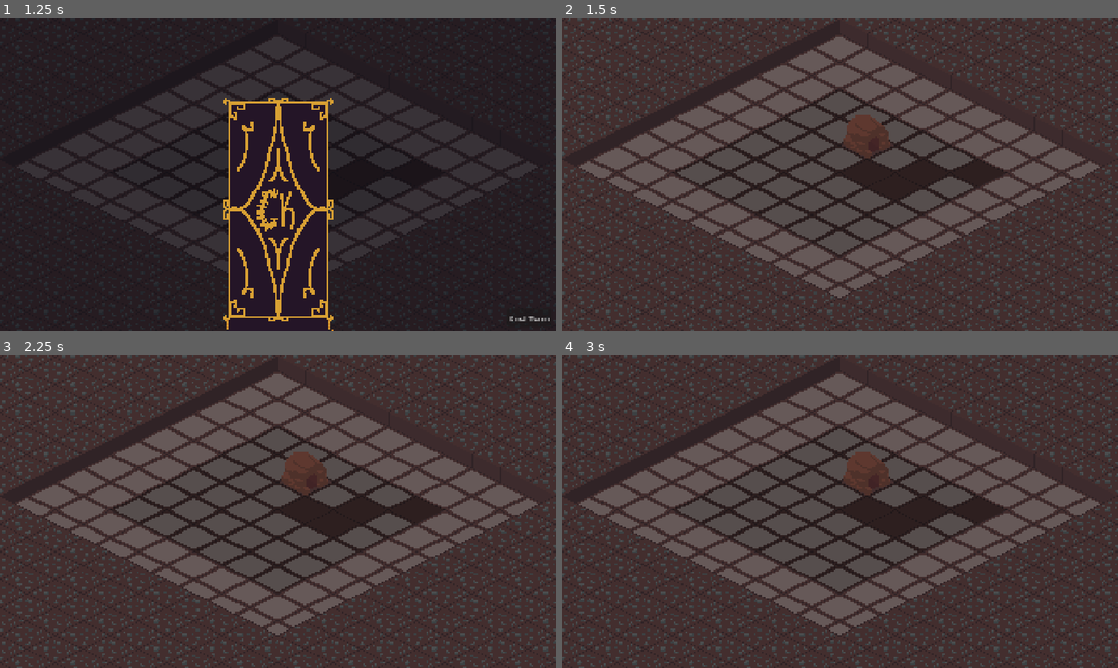
Above: before the commit, frames 1-4 (two rows, left to right).
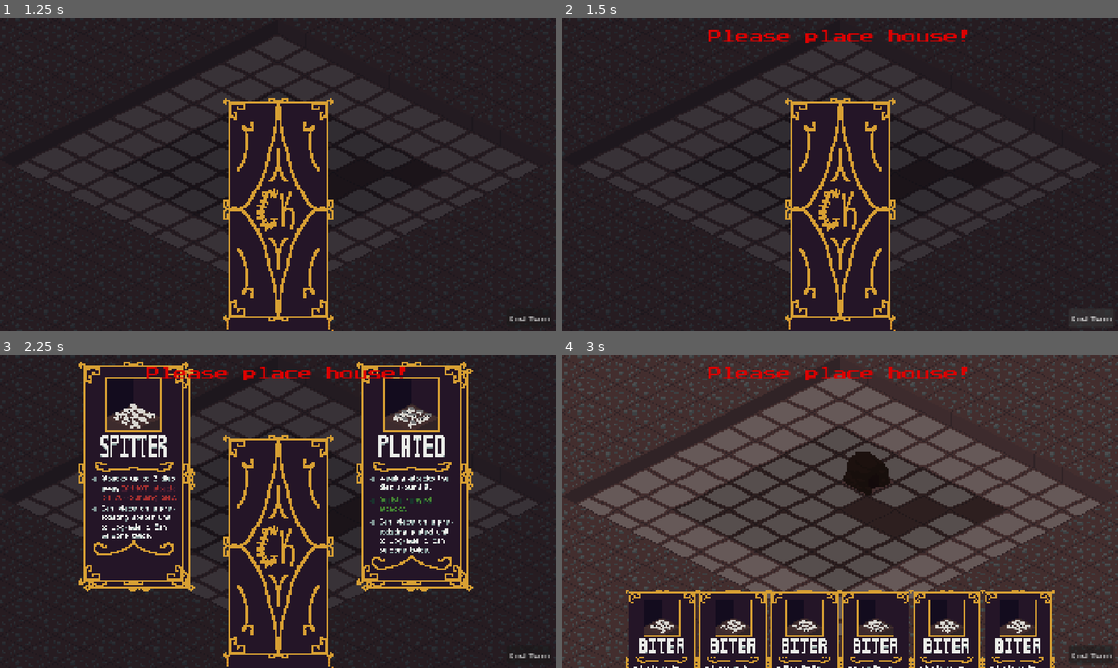
Above: after the commit, the same moments.

Repository: LogCheung/Critterking
Game: Godot game, scene res://World/Scenes/world.tscn
The game is run twice, just before and just after one commit, with the same random seed, the same clock (stepped at 60 frames per second) and the same inputs.
Inputs (mouse positions are in pixels of both pictures, inside the frame that each line leads up to):
- Up to frame 1 (1.25 s): click (500, 58) at 0.5 s
- Up to frame 2 (1.5 s): click "End Turn" at 1.25 s
- Up to frame 3 (2.25 s): click (272, 552) at 2.02 s
- Up to frame 4 (3 s): click (695, 473) at 2.77 s

Frame 1 is identical in both runs. In frame 2, 87% of the frame differs, in the area x 0-100%, y 0-100%; in frame 3, 88%; in frame 4, 18%.

Commit message:
card position slight fix

Diff:
--- a/minibadkings/TileMap/Scenes/building.tscn
+++ b/minibadkings/TileMap/Scenes/building.tscn
@@ -6,12 +6,13 @@
 [ext_resource type="Texture2D" uid="uid://bv3jqqow41vyp" path="res://UI/Assets/HealingOver.png" id="4_5rqce"]
 [ext_resource type="Texture2D" uid="uid://ba2e2y1w34bcg" path="res://UI/Assets/HealingProgress.png" id="5_j1jnl"]
 
-[node name="Building" type="StaticBody2D"]
+[node name="Building" type="StaticBody2D" groups=["BUILDING"]]
 z_index = 1
 z_as_relative = false
 y_sort_enabled = true
-collision_layer = 0
+collision_layer = 2
 script = ExtResource("1_mpr6t")
+type = 1
 
 [node name="Sprite2D" type="Sprite2D" parent="."]
 texture = ExtResource("2_452cs")
--- a/minibadkings/TileMap/Scripts/building.gd
+++ b/minibadkings/TileMap/Scripts/building.gd
@@ -1,14 +1,18 @@
 extends StaticBody2D
 class_name Building
+
+signal destroyed
 
 const HIGHLIGHT = preload("res://Units/Shaders/houseHighlight.tres")
 
 enum TYPE {
-	NONE, HOUSE, TRAP, NURSERY, STORAGE, FARM, SAPSTORE
+	NONE, HOUSE, TRAP, NURSERY, STORAGE, FARM, SAPSTORE, RUINS
 }
 
 @export var type : TYPE
 @export var occupant : Group
+@export var health : int = 10
+@export var max_health : int = 20
 
 @onready var entrance: Node2D = $Entrance
 @onready var tileWorld : TileWorld = get_tree().get_first_node_in_group("TILEWORLD")
@@ -23,6 +27,12 @@
 	doorstepTile = tile + Vector2i(1,0)
 
 func _process(delta: float) -> void:
+	if health <= 0:
+		on_destroyed()
+	if health <= 10 and health > 0:
+		sprite_2d.modulate.v = .3
+	else:
+		sprite_2d.modulate.v = 1
 	if occupants_inside():
 		bar.visible = true
 		bar.value += .16666 #if occupant.max_size <= 9 else .12345
@@ -42,3 +52,12 @@
 		if unit.visible == true:
 			return false
 	return true
+
+func on_destroyed() -> void:
+	type = TYPE.RUINS
+	var buildings = get_tree().get_nodes_in_group("BUILDING")
+	buildings = buildings.filter(func(b):return b.type == Building.TYPE.HOUSE)
+	if buildings.is_empty():
+		queue_free()
+		# lose screen
+	pass
--- a/minibadkings/UI/Scripts/ui.gd
+++ b/minibadkings/UI/Scripts/ui.gd
@@ -9,6 +9,9 @@
 @onready var settings: Control = %Settings
 @onready var world : World = get_tree().get_first_node_in_group("WORLD")
 @onready var end_turn: Control = %EndTurn
+
+func _process(delta: float) -> void:
+	Global.cardsInHand = hand.get_child(0).get_children()
 
 func _ready() -> void:
 	for c in get_children():
@@ -61,6 +64,7 @@
 func _on_endturn_pressed() -> void:
 	# check if house is not placed
 	for card : Card in Global.cardsInHand:
+		print(card.type)
 		if card.type == Card.CARDTYPE.HOUSE:
 			%noHouse.show()
 			return
--- a/minibadkings/Units/Scenes/projectile.tscn
+++ b/minibadkings/Units/Scenes/projectile.tscn
@@ -22,3 +22,4 @@
 shape = SubResource("RectangleShape2D_6y74n")
 
 [connection signal="area_entered" from="." to="." method="_on_area_entered"]
+[connection signal="body_entered" from="." to="." method="_on_body_entered"]
--- a/minibadkings/Units/Scripts/projectile.gd
+++ b/minibadkings/Units/Scripts/projectile.gd
@@ -39,3 +39,8 @@
 			target.group.unit_died.emit()
 			target.queue_free()
 		queue_free()
+
+func _on_body_entered(body: Node2D) -> void:
+	if body is Building:
+		body.health -= damage
+	queue_free()
--- a/minibadkings/Units/Scripts/unit.gd
+++ b/minibadkings/Units/Scripts/unit.gd
@@ -134,5 +134,5 @@
 			hurtbox_cd.start()
 func on_hurt_box_building_land(body : Node2D):
 	if body is Building:
-		print("ok")
+		body.health -= damage
 	pass
--- a/minibadkings/World/Scripts/world.gd
+++ b/minibadkings/World/Scripts/world.gd
@@ -34,6 +34,12 @@
 	create_enemy_perimeter(11 + Global.expansions, false)
 	Global.nights = 0
 	Global.expansions = 0
+	Global.cardsInHand.clear()
+
+	# add house card
+	var hCard : Card = preload("res://UI/Scenes/card.tscn").instantiate()
+	hCard.type = Card.CARDTYPE.HOUSE
+	ui.hand.get_child(0).add_child(hCard)
 func clear_perimeters() -> void:
 	# clear children
 	outerFollow = null
@@ -137,6 +143,11 @@
 
 		g.terminate()
 
+	# repair buildings
+	var buildings = get_tree().get_nodes_in_group("BUILDINGS")
+	for b : Building in buildings:
+		b.health = b.max_health
+
 func _on_spawn_timer_timeout() -> void:
 	spawn_enemy()
 	spawned_parties += 1
--- a/minibadkings/project.godot
+++ b/minibadkings/project.godot
@@ -40,6 +40,7 @@
 BUILDINGSNODE=""
 UI=""
 CARD=""
+BUILDING=""
 
 [input]
 
